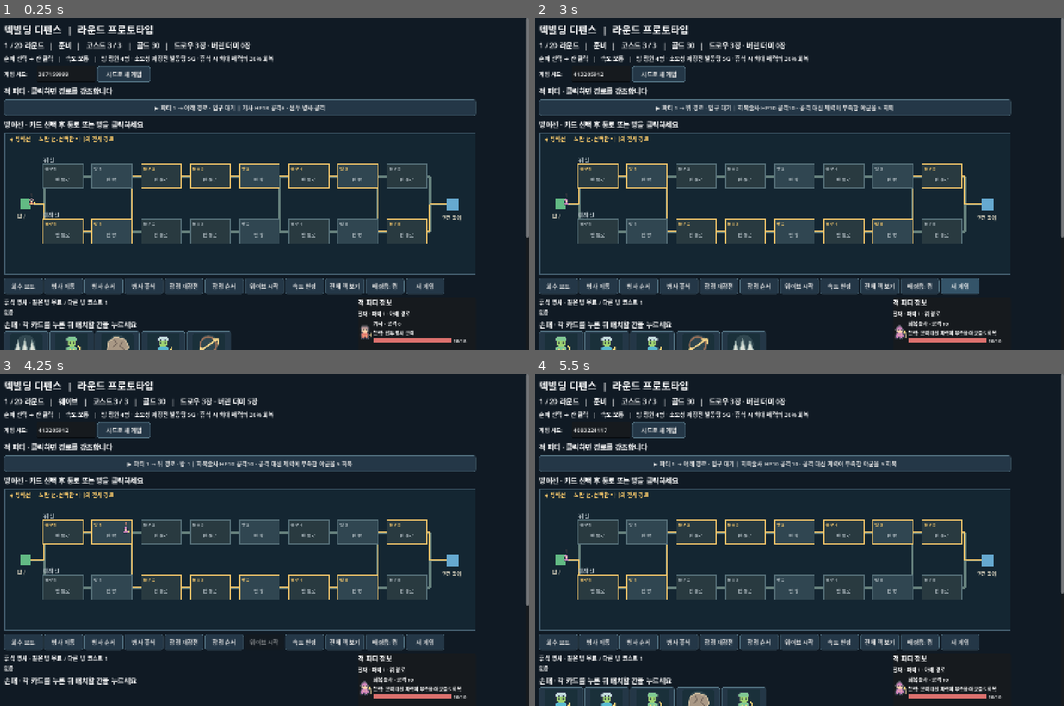
Above: before the commit, frames 1-4 (two rows, left to right).
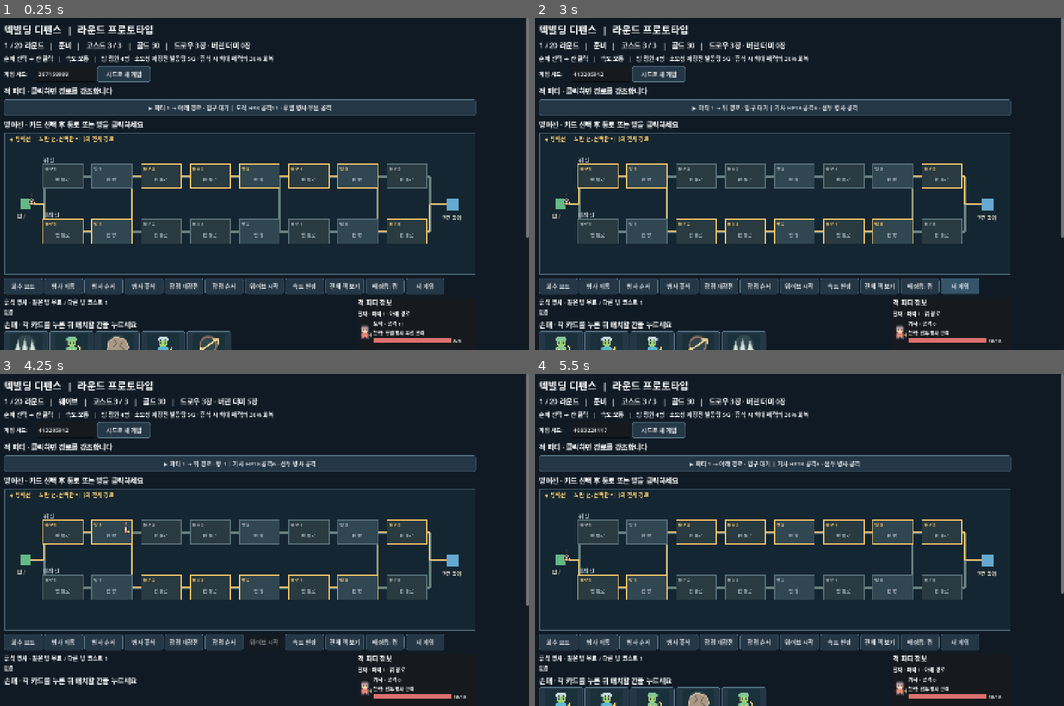
Above: after the commit, the same moments.

Repository: m16sk69-byte/DECK-BUILDING
Game: Godot game, scene res://main.tscn
Two runs of this game, one before a commit and one after it. Both use one fixed random seed, a clock stepped at 60 frames per second and the inputs below.
Inputs:
- Up to frame 1 (0.25 s): no input
- Up to frame 2 (3 s): click "시드로 새 게임" at 0.5 s; click "시드로 새 게임" at 1.25 s; click "웨이브 시작" at 2 s; click "새 게임" at 2.75 s
- Up to frame 3 (4.25 s): click "웨이브 시작" at 3.5 s
- Up to frame 4 (5.5 s): click "새 게임" at 4.25 s; click "▶ 파티 1 → 아래 경로 · 입구 대기 | 회복술사…" (after the commit: "▶ 파티 1 → 아래 경로 · 입구 대기 | 기사 H…") at 5 s

The runs differ from the first frame. In frame 1, 0.5% of the frame differs, in the area x 28-89%, y 25-98%; in frame 2, 0.8%; in frame 3, 0.8%; in frame 4, 0.8%, in the area x 5-89%, y 25-98%.

Commit message:
Restrict healer and swordsman enemy encounters

Diff:
--- a/check_enemies.gd
+++ b/check_enemies.gd
@@ -11,9 +11,10 @@
 	game.speed = 0.001
 	var party_shapes := {}
 	var budget_three_shapes := {}
+	var healer_seen := false
 	for seed_value in range(300):
 		game._generate_map(seed_value)
-		for test_round in [1, 3, 6, 11, 19]:
+		for test_round in [1, 2, 3, 4, 6, 7, 8, 9, 11, 12, 13, 14, 16, 17, 18, 19]:
 			game.round_number = test_round
 			game._generate_parties()
 			var total := 0
@@ -23,6 +24,8 @@
 				for unit in party.units:
 					total += unit.enemy_cost
 					names.append(unit.name)
+					assert(unit.name != "동국의 검사")
+					if unit.name == "회복술사": healer_seen = true
 					if unit.get("requires_party", false): assert(party.units.size() >= 2)
 					if unit.name == "마법사": assert(test_round >= 6)
 				if party.units.size() > 1:
@@ -43,7 +46,23 @@
 			game._generate_parties()
 			assert(first == JSON.stringify(game.parties))
 	assert(party_shapes.has(1) and party_shapes.has(2) and party_shapes.has(3))
+	assert(healer_seen)
 	for shape in ["1+1+1", "1+2", "1/1+1", "1/1/1"]: assert(budget_three_shapes.has(shape))
+	# The swordsman remains in the fixed round-five boss party.
+	game.round_number = 5
+	game._generate_parties()
+	assert(game.parties.size() == 1 and game.parties[0].units.map(func(unit): return unit.name) == ["기사", "동국의 검사", "저격수"])
+	# Round 20 uses the temporary boss and fills its three companion slots with eligible units.
+	for seed_value in range(100):
+		game._generate_map(seed_value)
+		game.round_number = 20
+		game._generate_parties()
+		assert(game.parties.size() == 1 and game.parties[0].units.size() == 4)
+		var total := 0
+		for unit in game.parties[0].units:
+			total += unit.enemy_cost
+			assert(unit.name != "동국의 검사")
+		assert(total == 10)
 	# Taunt starts with the shieldbearer's first attack, overriding front targeting.
 	game._new_game(123)
 	game.card_defs["고블린"].attack = 10
--- a/check_prototype.gd
+++ b/check_prototype.gd
@@ -310,7 +310,7 @@
 	assert(game.phase == "이벤트" and game.reserves[0].healed and survivor.hp == 21)
 	assert(game.reserves[1].healed and nearly_full.hp == 14)
 	assert(game.lanes[1].rooms[0].is_empty() and game.deck.size() == before)
-	game._choose_event("leave")
+	game._choose_event("kill" if game.current_event == game.WOUNDED_EVENT else "leave")
 	assert(game.round_number == 3)
 	game._reserve_pressed(0)
 	game._slot_pressed(1, 0, true)
@@ -880,7 +880,7 @@
 			game._choose_card_reward("")
 			if round_index == 10: assert(game.phase == "이벤트")
 		if game.phase == "이벤트": game._choose_event("kill" if game.current_event == game.WOUNDED_EVENT else "leave")
-	assert(game.phase == "클리어" and game.round_number == 20 and game.event_index >= 5 and game.event_index <= 8)
+	assert(game.phase == "클리어" and game.round_number == 20 and game.event_index >= 5 and game.event_index <= 9)
 	assert(game.offered_cards.is_empty() and game.options_box.get_child_count() == 0)
 	DirAccess.remove_absolute(ProjectSettings.globalize_path(game.record_path))
 	print("CHECK PASSED: deck and discard cycling, trap rearming, regeneration, lifesteal, unique units, front locking, rest and 20-round flow")
--- a/main.gd
+++ b/main.gd
@@ -28,9 +28,9 @@
 	"저격수": {"hp":6, "attack":12, "enemy_cost":1, "targeting":"highest_attack", "requires_party":true, "description":"공격력이 가장 높은 병사 우선 공격 · 혼자 등장 불가"},
 	"도적": {"hp":8, "attack":11, "enemy_cost":1, "targeting":"rear", "description":"후열 병사 우선 공격"},
 	"방패병": {"hp":42, "attack":4, "enemy_cost":2, "targeting":"front", "taunt":true, "description":"각 방 첫 공격에 도발 · 방 전투 동안 자신에게 단일 공격 유도"},
-	"동국의 검사": {"hp":60, "attack":10, "enemy_cost":3, "targeting":"front", "attack_count":0, "attack_boost_interval":3, "attack_boost":5, "description":"세 번째 공격마다 공격력 +5 후 공격"},
+	"동국의 검사": {"hp":60, "attack":10, "enemy_cost":3, "targeting":"front", "boss_only":true, "attack_count":0, "attack_boost_interval":3, "attack_boost":5, "description":"보스 파티 전용 · 세 번째 공격마다 공격력 +5 후 공격"},
 	"마법사": {"hp":15, "attack":9, "enemy_cost":2, "area_attack":true, "requires_party":true, "min_round":6, "description":"모든 병사 범위 공격 · 6라운드부터 · 혼자 등장 불가"},
-	"회복술사": {"hp":10, "attack":10, "enemy_cost":1, "heal":true, "heal_amount":5, "description":"공격 대신 체력이 부족한 아군을 5 회복"},
+	"회복술사": {"hp":10, "attack":10, "enemy_cost":1, "heal":true, "heal_amount":5, "requires_party":true, "description":"공격 대신 체력이 부족한 아군을 5 회복 · 혼자 등장 불가"},
 	"피에 굶주린자": {"hp":70, "attack":15, "enemy_cost":4, "targeting":"front", "boss_only":true, "inflicts_bleed":5, "description":"선두 병사 공격 · 공격 시 #출혈5"},
 	"피를 원하는자": {"hp":40, "attack":20, "enemy_cost":4, "targeting":"rear", "boss_only":true, "inflicts_bleed":5, "description":"후열 병사 우선 공격 · 공격 시 #출혈5"},
 	"검신 알론드": {"hp":200, "attack":40, "enemy_cost":10, "targeting":"front", "boss_only":true, "cleanse_every":3, "attacks_since_cleanse":0, "description":"3회 공격 후 다음 행동 전, 또는 방의 병사 전멸 시 상태 이상 회복"},
@@ -583,9 +583,17 @@
 	enemy["max_hp"] = enemy.hp
 	return enemy
 
+func _max_regular_enemy_cost() -> int:
+	var maximum := 0
+	for data in ENEMY_TYPES.values():
+		if not data.get("boss_only", false) and round_number >= data.get("min_round", 1):
+			maximum = maxi(maximum, data.enemy_cost)
+	return maximum
+
 func _generate_enemy_group(budget: int, slots: int, stream: RandomNumberGenerator, has_companion := false) -> Array:
 	var units: Array = []
 	var remaining := budget
+	var max_unit_cost := _max_regular_enemy_cost()
 	while remaining > 0 and units.size() < slots:
 		var candidates: Array = []
 		var slots_after: int = slots - units.size() - 1
@@ -593,7 +601,7 @@
 			var data: Dictionary = ENEMY_TYPES[role]
 			if data.get("boss_only", false) or round_number < data.get("min_round", 1): continue
 			var price: int = data.enemy_cost
-			if price > remaining or remaining - price > slots_after * 3: continue
+			if price > remaining or remaining - price > slots_after * max_unit_cost: continue
 			if data.get("requires_party", false) and units.is_empty() and not has_companion and remaining - price < 1: continue
 			candidates.append(role)
 		if candidates.is_empty(): break
@@ -640,14 +648,15 @@
 		# The round 20 boss party remains a placeholder.
 		var boss := {"name":"보스", "hp":24 + round_number * 2, "max_hp":24 + round_number * 2, "attack":5 + int(round_number / 5), "enemy_cost":4, "description":"임시 보스"}
 		var units := [boss]
-		units.append_array(_generate_enemy_group(mini(budget - 4, 9), 3, encounter_rng, true))
+		units.append_array(_generate_enemy_group(mini(budget - 4, 3 * _max_regular_enemy_cost()), 3, encounter_rng, true))
 		_append_enemy_party(_order_enemy_group(units, encounter_rng), encounter_rng)
 	else:
 		var remaining := budget
+		var max_party_cost := 4 * _max_regular_enemy_cost()
 		while remaining > 0 and parties.size() < 3:
 			var parties_after: int = 2 - parties.size()
-			var minimum := maxi(1, remaining - parties_after * 12)
-			var maximum := mini(remaining, 12)
+			var minimum := maxi(1, remaining - parties_after * max_party_cost)
+			var maximum := mini(remaining, max_party_cost)
 			var party_budget := encounter_rng.randi_range(minimum, maximum)
 			var units := _generate_enemy_group(party_budget, 4, encounter_rng)
 			if units.is_empty(): break
Not shown, changed: CLOUD_HANDOFF.md
Not shown, changed: GAME_DESIGN.md
